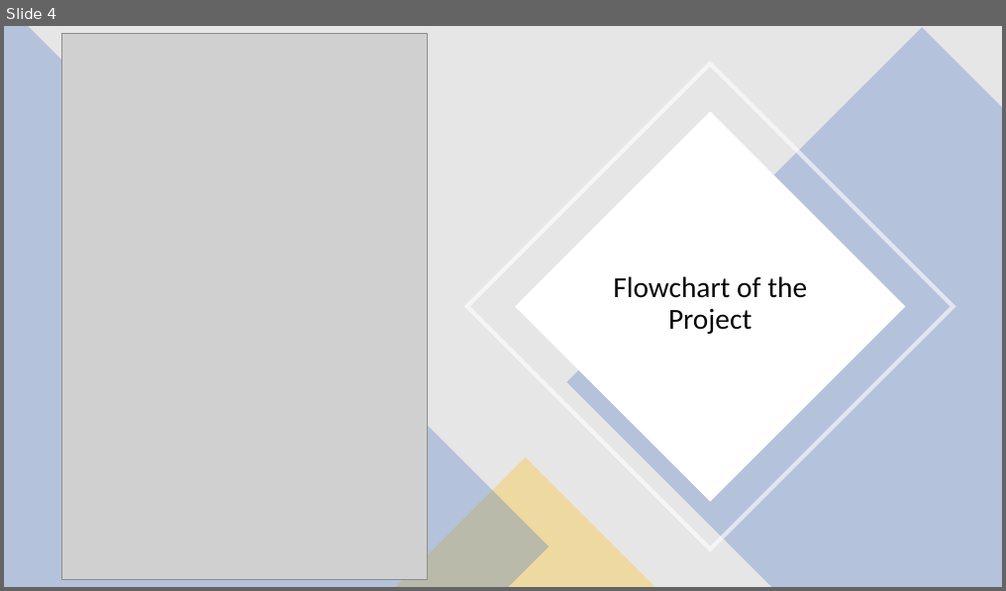
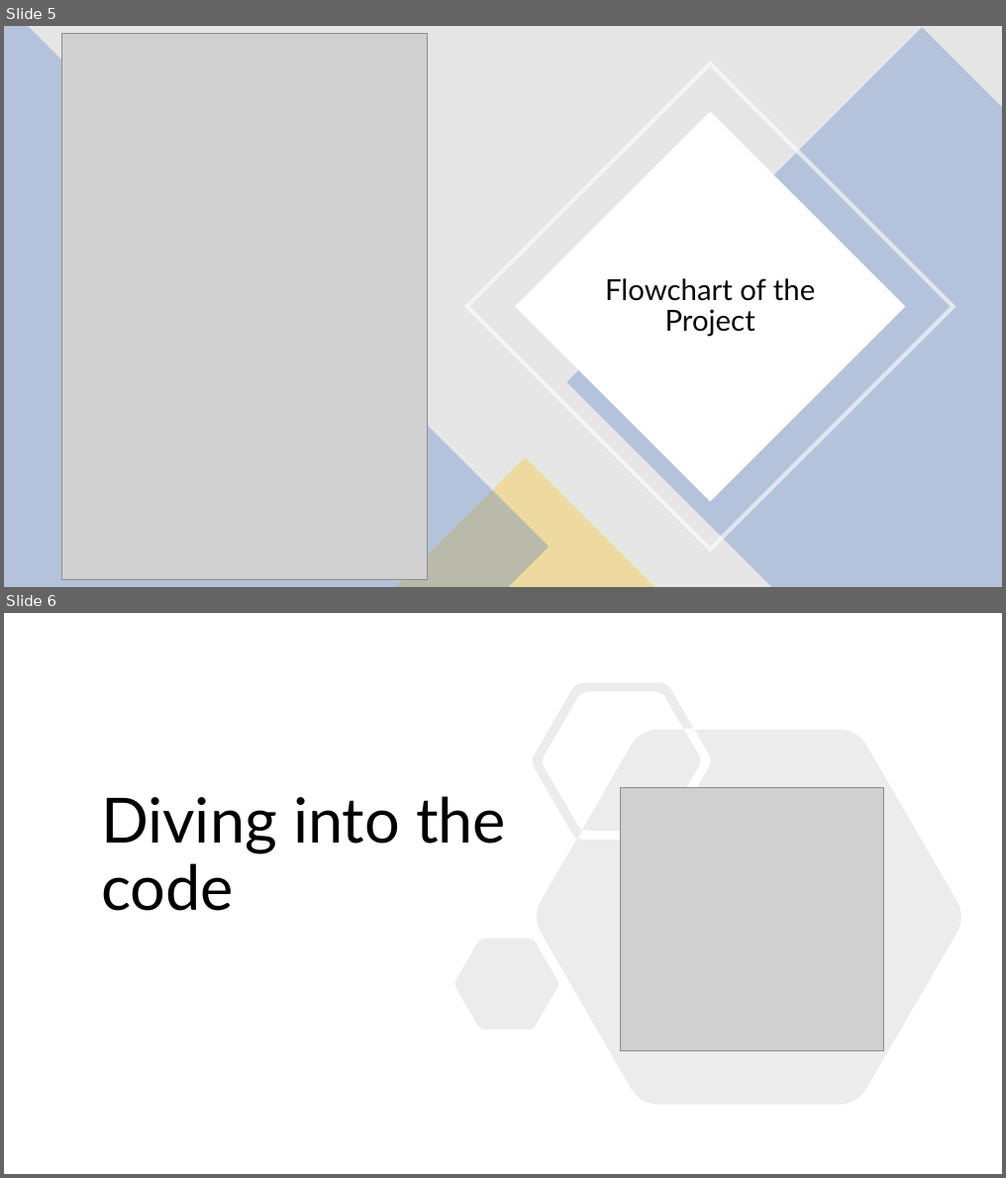
Before and after one commit to MaxLiorCo/Tasks_Back_End, a slide deck: Project Presentation Slides.pptx. Shown one above the other, each under a label of ours: slide 4 before the commit, slides 5 and 6 after it. The pictures are 1006x591 and 1006x1178 pixels, drawn with LibreOffice and Linux fonts; fonts in the diff are those of the drawing; grey boxes stand for pictures. Boxes give left, top, right and bottom in pixels: in the first picture for what was removed or moved away, otherwise in the second. Text is boxed around its words. In the diff, an @@ line names an element or a change of style, - is before the commit and + after.

```diff
--- a/Project Presentation Slides.pptx
+++ b/Project Presentation Slides.pptx
@@ slide 6 added at (x1=4, y1=613, x2=1002, y2=1174), background #FFFFFF @@
@@ freeform shape added at (x1=455, y1=682, x2=961, y2=1105), fill #808080 at 15% opacity @@
@@ picture added at (x1=621, y1=787, x2=884, y2=1051) @@
@@ text added at (x1=101, y1=796, x2=506, y2=911), 60 pt, text #000000 @@
+Diving into the code
@@ what was slide 4 is now slide 5 @@
@@ slide 5 changed as well @@
@@ text "Flowchart of the Project" at (x1=605, y1=278, x2=815, y2=337): font Calibri to Lato @@
```
Also in this commit, not shown: 3 other slides changed, 13 other slides added, 4 other files.
